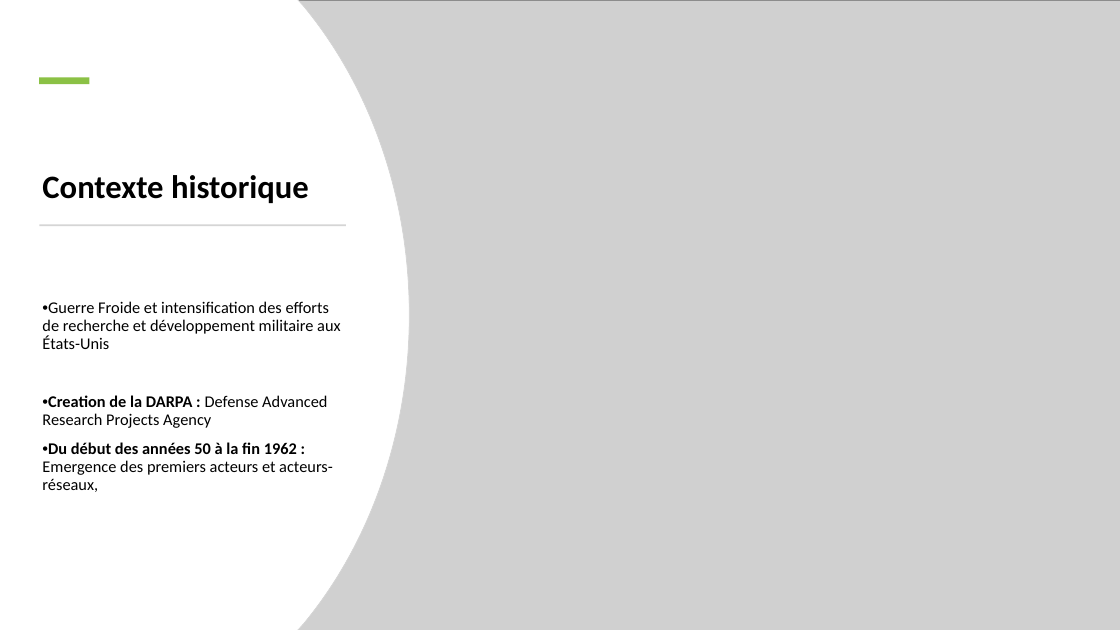
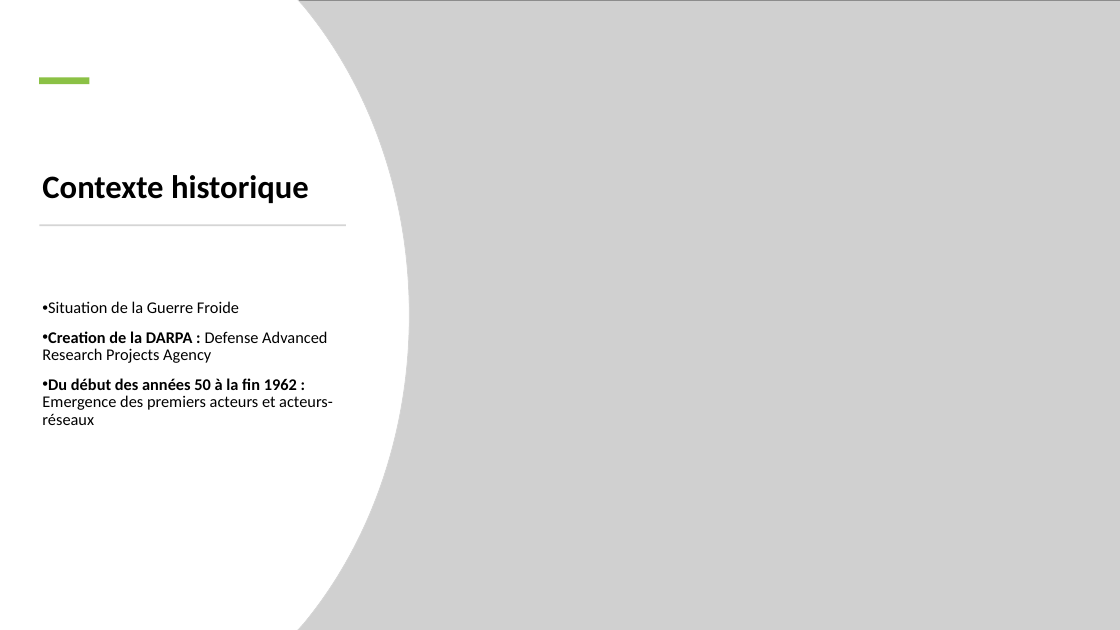
Before and after one commit to YannVerd/Expo_groupe, a slide deck: slide 2 of Expose_ARPAnet.pptx. Drawn at 1120x630 pixels with LibreOffice and Linux fonts; fonts in the diff are those of the drawing; grey boxes stand for pictures. Boxes give left, top, right and bottom in pixels: in the first picture for what was removed or moved away, otherwise in the second. Text is boxed around its words. In the diff, an @@ line names an element or a change of style, - is before the commit and + after.

```diff
--- a/Expose_ARPAnet.pptx
+++ b/Expose_ARPAnet.pptx
@@ subtitle at (x1=48, y1=301, x2=239, y2=313): text changed @@
-• Guerre Froide et intensification des efforts de recherche et développement militaire aux États-Unis
+• Situation de la Guerre Froide
@@ subtitle at (x1=42, y1=378, x2=333, y2=425): text changed @@
-• Du début des années 50 à la fin 1962 : Emergence des premiers acteurs et acteurs-réseaux,
+• Du début des années 50 à la fin 1962 : Emergence des premiers acteurs et acteurs-réseaux
```
Also in this commit, not shown: 6 other slides changed, 1 slide added, 1 slide removed, 1 other file.
